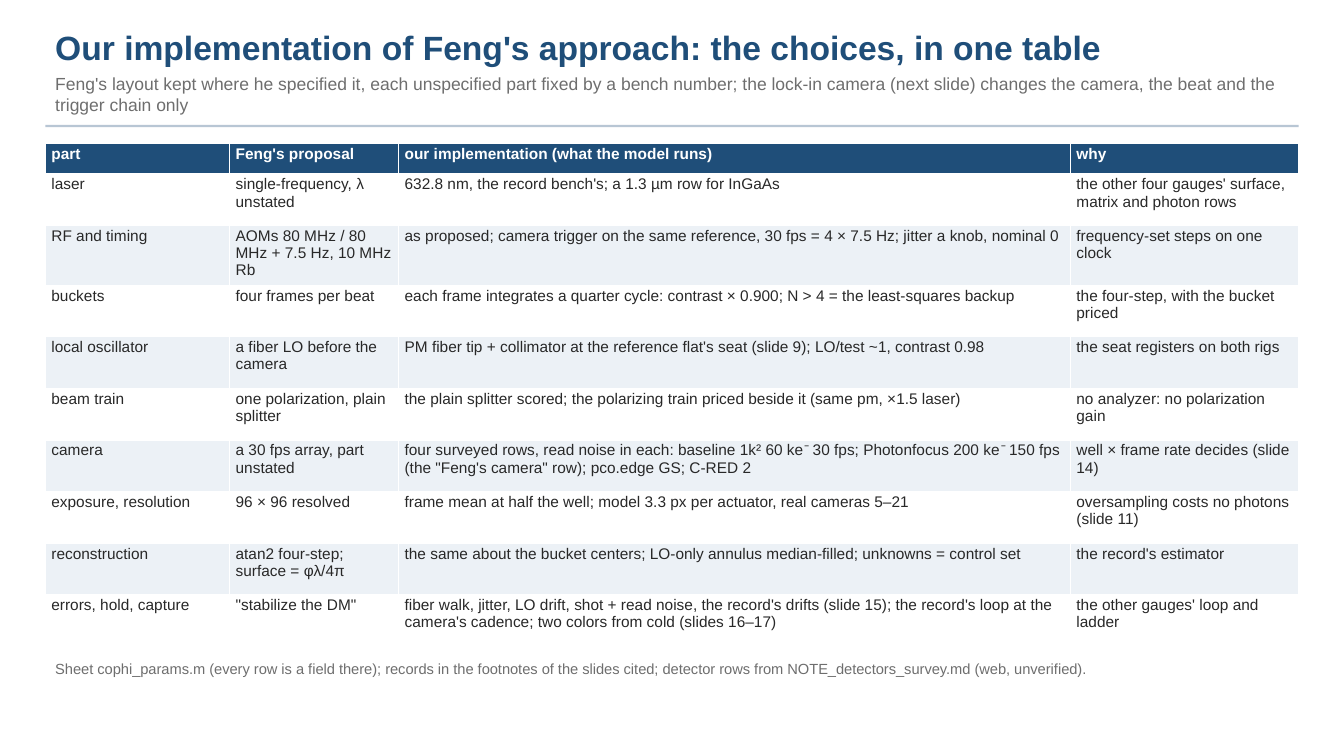
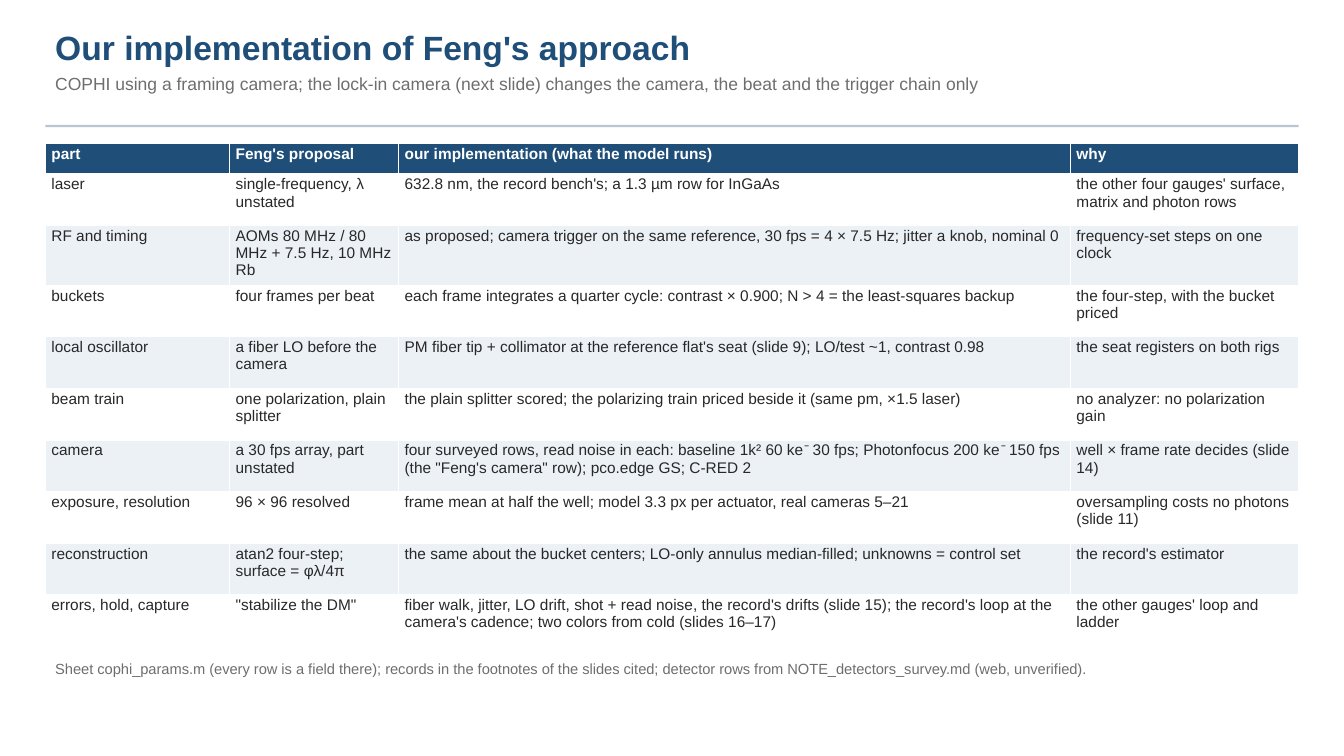
Before and after one commit to nasa-jpl/macos, a slide deck: slide 4 of demo_session/deck_cophi.pptx. Drawn at 1344x756 pixels with LibreOffice and Linux fonts; fonts in the diff are those of the drawing. Boxes give left, top, right and bottom in pixels: in the first picture for what was removed or moved away, otherwise in the second. Text is boxed around its words. In the diff, an @@ line names an element or a change of style, - is before the commit and + after.

```diff
--- a/demo_session/deck_cophi.pptx
+++ b/demo_session/deck_cophi.pptx
@@ text at (55,35,978,94): text changed @@
-Our implementation of Feng's approach: the choices, in one table
-Feng's layout kept where he specified it, each unspecified part fixed by a bench number; the lock-in camera (next slide) changes the camera, the beat and the trigger chain only
+Our implementation of Feng's approach
+COPHI using a framing camera; the lock-in camera (next slide) changes the camera, the beat and the trigger chain only
```
Also in this commit, not shown: 5 other slides changed, 1 slide added, 13 other files.
